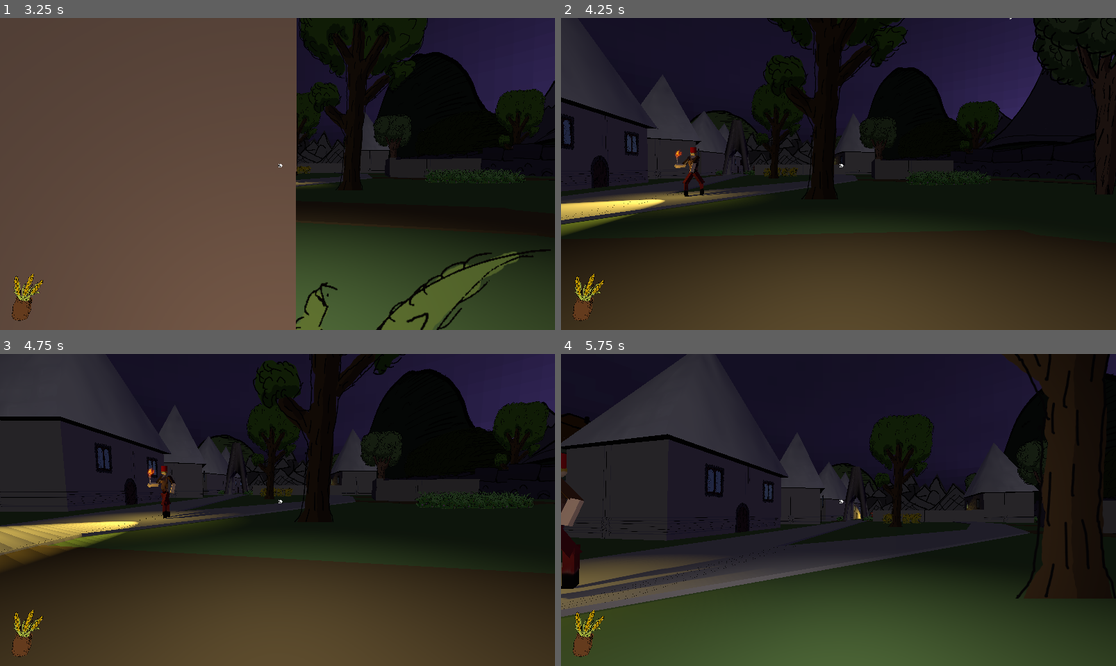
Above: before the commit, frames 1-4 (two rows, left to right).
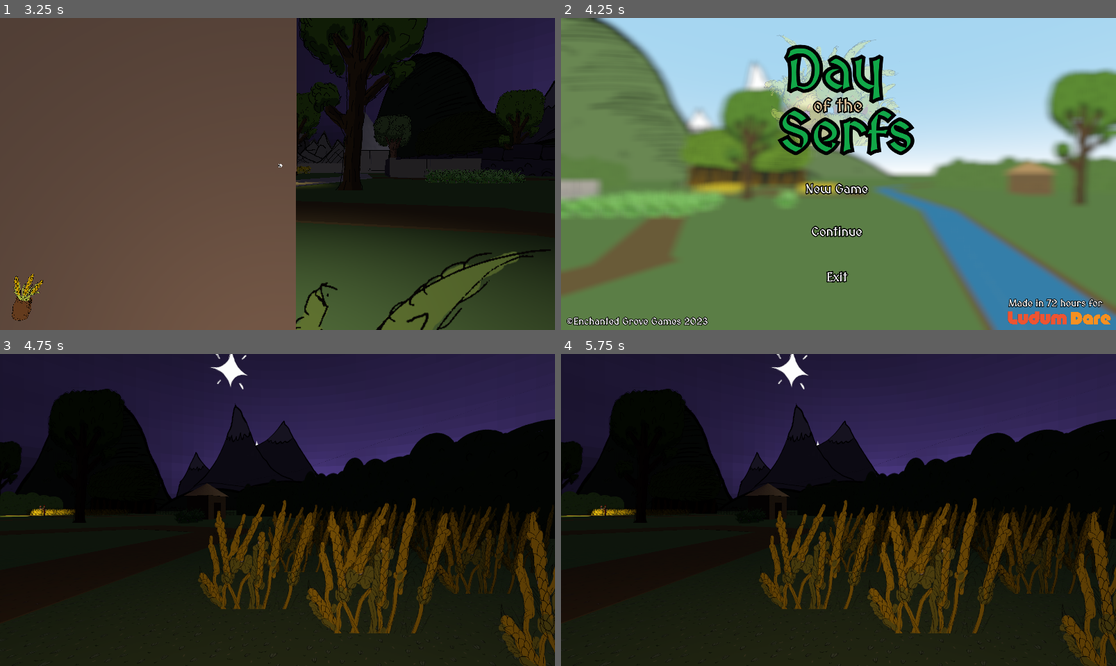
Above: after the commit, the same moments.

Repository: archiebh/RealLudumDareSerfs
Game: Godot game, scene res://Scenes/Level2.tscn
Same seed, same stepped clock (60 frames per second), same inputs: the game is played once before the commit and once after it. This scene is started directly instead of the project's main scene. Sound files missing from this copy of the repository are replaced by a short silence.
Inputs (mouse positions are in pixels of both pictures, inside the frame that each line leads up to):
- Up to frame 1 (3.25 s): tap Enter at 0.5 s; move the mouse to (305, 174) at 0.52 s; hold W (forward) from 0.53 s (still down); tap Shift (crouch) at 0.6, 2.1 s; tap Space (jump) at 0.77, 1.52, 3.02 s; move the mouse to (249, 174) at 1.27 s; right-click (249, 174) at 1.35 s; move the mouse to (288, 167) at 2.02 s; move the mouse to (271, 180) at 2.77 s; right-click (271, 180) at 2.85 s
- Up to frame 2 (4.25 s): keep holding W (forward); move the mouse to (877, 177) at 3.52 s; tap Shift (crouch) at 3.6 s; tap Space (jump) at 3.77 s; tap Escape (ui_cancel) at 4.15 s
- Up to frame 3 (4.75 s): release W (forward) at 4.25 s; click (277, 525) at 4.27 s
- Up to frame 4 (5.75 s): move the mouse to (794, 506) at 5.02 s; hold W (forward) from 5.03 s (still down); right-click (794, 506) at 5.1 s; tap Space (jump) at 5.27 s

Frame 1 is identical in both runs. In frame 2, 98% of the frame differs, in the area x 0-100%, y 0-100%; in frame 3, 65%; in frame 4, 73%.

Commit message:
FINAL PUSH

Diff:
--- a/3dCC.gd
+++ b/3dCC.gd
@@ -137,6 +137,11 @@
 	else:
 		global.hidden = false
 
+	if Input.is_action_just_pressed("ui_cancel"):
+		if Input.get_mouse_mode() == Input.MOUSE_MODE_VISIBLE:
+			Input.set_mouse_mode(Input.MOUSE_MODE_CAPTURED)
+		else:
+			Input.set_mouse_mode(Input.MOUSE_MODE_VISIBLE)
 	# Jump
 	if Input.is_action_just_pressed("jump") && on_floor && state != State.FALL && (frames == 0 || frames > JUMP_FRAMES + 1):
 		frames = 0
--- a/Scenes/FinalScene.tscn
+++ b/Scenes/FinalScene.tscn
@@ -1,7 +1,7 @@
 [gd_scene load_steps=45 format=2]
 
 [ext_resource path="res://Scripts/FinalSceneScript.gd" type="Script" id=1]
-[ext_resource path="res://Working Textures/bed.png" type="Texture" id=2]
+[ext_resource path="res://Real Textures/flag.png" type="Texture" id=2]
 [ext_resource path="res://Real Textures/People/Man 1.png" type="Texture" id=3]
 [ext_resource path="res://Bush.tscn" type="PackedScene" id=4]
 [ext_resource path="res://Materials/plank.tres" type="Material" id=5]
--- a/Scenes/guy.tscn
+++ b/Scenes/guy.tscn
@@ -12,7 +12,7 @@
 [ext_resource path="res://Models/LowerArmRight Base Color.png" type="Texture" id=10]
 [ext_resource path="res://Models/LowerLegRight Base Color.png" type="Texture" id=11]
 [ext_resource path="res://Models/guy.dae" type="PackedScene" id=12]
-[ext_resource path="res://Working Textures/faketorch.png" type="Texture" id=13]
+[ext_resource path="res://Real Textures/Torch.png" type="Texture" id=13]
 [ext_resource path="res://Idle.tres" type="Animation" id=14]
 [ext_resource path="res://Scripts/guy_animate.gd" type="Script" id=15]
 
--- a/global.gd
+++ b/global.gd
@@ -20,9 +20,10 @@
 func _ready():
 	pass # Replace with function body.
 
-func _process_input(delta):
+func _process(delta):
 	if Input.is_action_just_pressed("ui_cancel"):
-		get_tree().quit()
+		print("Crannerfarm")
+		get_tree().change_scene("res://Scenes/Menu.tscn")
 # Called every frame. 'delta' is the elapsed time since the previous frame.
 #func _process(delta):
 #	pass
--- a/project.godot
+++ b/project.godot
@@ -21,12 +21,13 @@
 [application]
 
 config/name="RealSerf"
-run/main_scene="res://Main.tscn"
+run/main_scene="res://Scenes/Menu.tscn"
 config/icon="res://icon.png"
 
 [autoload]
 
 global="*res://global.gd"
+savef="*res://savefile.gd"
 
 [display]
 
